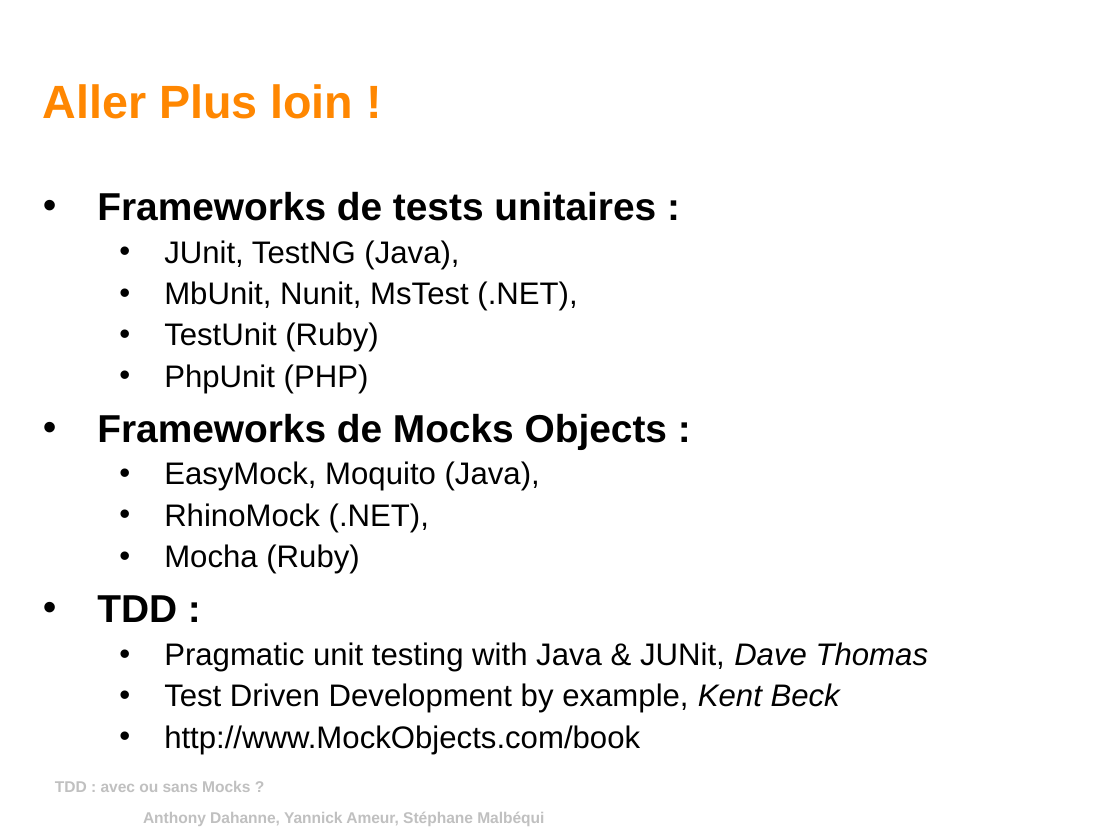
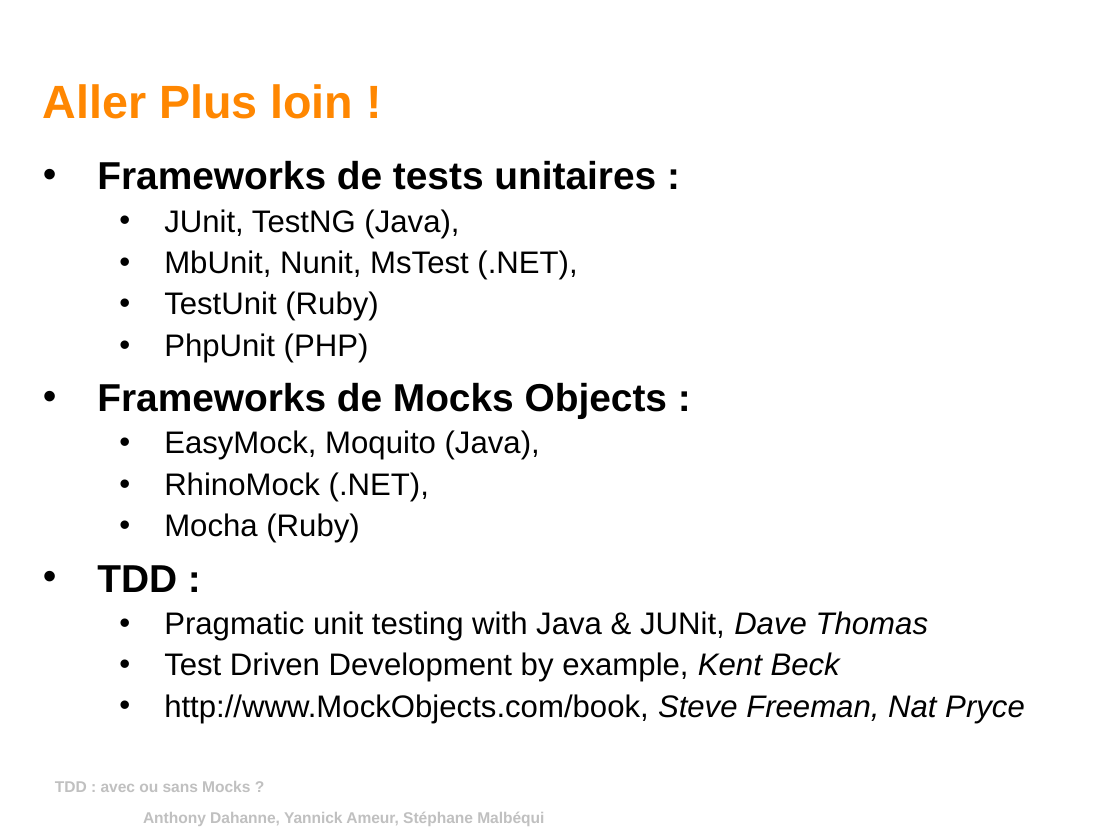
Before and after one commit to yannickameur/tddavecousansmock, a slide deck: slide 12 of tddavecousansmock/tdd_avec_ou_sans_mock.odp (slide 13 before the commit). Drawn at 1120x840 pixels with LibreOffice and Linux fonts; fonts in the diff are those of the drawing; background and template pictures are left out. Boxes give left, top, right and bottom in pixels: in the first picture for what was removed or moved away, otherwise in the second. Text is boxed around its words. In the diff, an @@ line names an element or a change of style, - is before the commit and + after.

```diff
--- a/tddavecousansmock/tdd_avec_ou_sans_mock.odp
+++ b/tddavecousansmock/tdd_avec_ou_sans_mock.odp
@@ text "Frameworks de tests unitaires :": place and size @@
-text "Frameworks de tests unitaires :" at (97, 191, 929, 754)
+text "Frameworks de tests unitaires :" at (97, 160, 1025, 723)
@@ text at (164, 694, 1025, 723): text changed @@
-  • http://www.MockObjects.com/book
+  • http://www.MockObjects.com/book, Steve Freeman, Nat Pryce
```
Also in this commit, not shown: 8 other slides changed, 1 slide removed.
